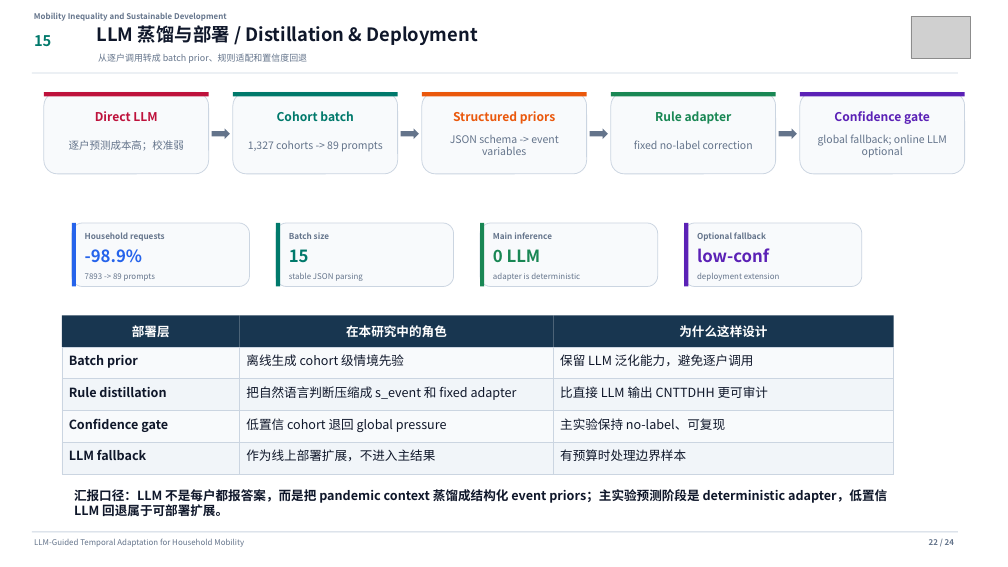
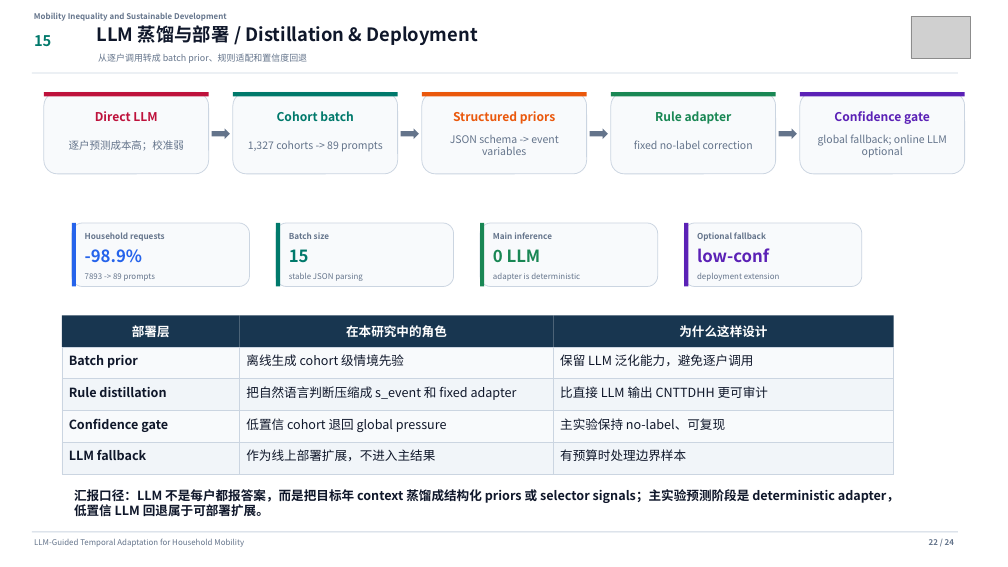
Before and after one commit to Lrving-code/NHTS-Travel-Prediction, a slide deck: slide 22 of outputs/final_project/NHTS_Travel_Behavior_Template_Presentation.pptx. Drawn at 1008x567 pixels with LibreOffice and Linux fonts; fonts in the diff are those of the drawing; grey boxes stand for pictures. Boxes give left, top, right and bottom in pixels: in the first picture for what was removed or moved away, otherwise in the second. Text is boxed around its words. In the diff, an @@ line names an element or a change of style, - is before the commit and + after.

```diff
--- a/outputs/final_project/NHTS_Travel_Behavior_Template_Presentation.pptx
+++ b/outputs/final_project/NHTS_Travel_Behavior_Template_Presentation.pptx
@@ text at (x1=74, y1=489, x2=899, y2=519): text changed @@
-汇报口径：LLM 不是每户都报答案，而是把 pandemic context 蒸馏成结构化 event priors；主实验预测阶段是 deterministic adapter，低置信 LLM 回退属于可部署扩展。
+汇报口径：LLM 不是每户都报答案，而是把目标年 context 蒸馏成结构化 priors 或 selector signals；主实验预测阶段是 deterministic adapter，低置信 LLM 回退属于可部署扩展。
```
Also in this commit, not shown: 18 other slides changed, 2 other files.
